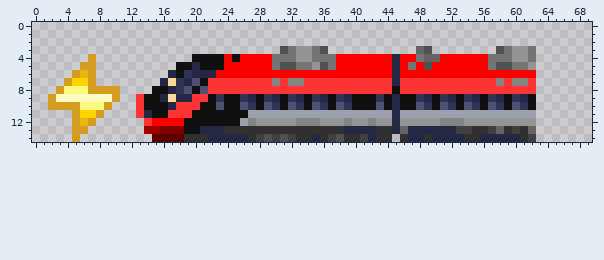
A sprite sheet gets an edit: docs/download_page/_static/ITX_SAEMAEUL.png. The picture above is the old version.
The file is 70x15 pixels.
And afterwards:
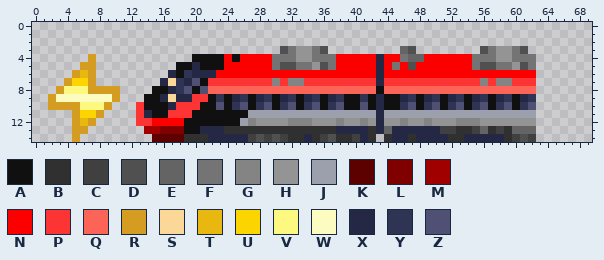
Palette (. is transparent): A #101010  B #303030  C #404040  D #505050  E #646464  F #747474  G #848484  H #949494  J #9ca0ac  K #5c0000  L #800000  M #a00000  N #fc0000  P #fc3434  Q #fc6458  R #d49c20  S #fcd898  T #e8b810  U #fcd400  V #fcf880  W #fcfcc0  X #242844  Y #303454  Z #505074
Log entry: Fix: Width of Saemaeul car and enhance ITX-saemaeul Closes #313
From old to new:
@@ x 0..69 @@
  2 ......................................................................
- 3 ...............................DFHHFD...........ED........DFHHF.......
- 4 .......R............AAAANANNNNFFFHHFFFNNNNNNNXNNFEENNNNNNFFFHHF.......
- 5 ......RR..........AAXAAANNNNNNFDDFFHDFNNNNNNNXNFNDNNNNNNNFDDFFH.......
- 6 .....RTR.........XAYXXXNNNNNNNNNNNNNNNNNNNNNNXNNNNNNNNNNNNNNNNN.......
- 7 ....RUUR........XSYXZAPPPPPPPPGPGGPPPPPPPPPPPXPPPPPPPPPPPPGPGGP.......
- 8 ...RVVVRRRR....AAXYZAZPPPPPPPPPPPPPPPPPPPPPPPAPPPPPPPPPPPPPPPPP.......
- 9 ..RWWWWWWWR..PAAXSXXPPAYAAYXAYXAYXAYXAYXAAAYAXAAYXAYXAYXAYXAYXA.......
-10 ..RRRRVVVR...PAAAXPPPAAZAAZYAZYAZYAZYAZYAAAZAXAAZYAZYAZYAZYAZYA.......
-11 .....RUUR....PXAAPPPAAAAAAAJJJJJJJJJJJJJJJJJJXJJJJJJJJJJJJJJJJJ.......
-12 .....RTR......PNNNNAAAAAAAJGHHHHHGGGHHHGHHGHHXHHHHHGGGHHHHHHHHH.......
-13 .....RR.......MMLLLAAXXXBBBBBBBBBBBBBBBXXXXBBXEXXXXXXCCBBCEBCBE.......
-14 .....R.........KKKKBBBXXXXXBCDCDCBBXBCDBBCXBB.BXXBXXXXBBXXXXXBC.......
+ 3 ...............................DFHHFD.........ED........DFHHFD........
+ 4 .......R............AAAANANNNNFFFHHFFFNNNNNXNNFEENNNNNNFFFHHFFF.......
+ 5 ......RR..........AAXAAANNNNNNFDDFFHDFNNNNNXNFNDNNNNNNNFDDFFHDF.......
+ 6 .....RTR.........XAYXXXNNNNNNNNNNNNNNNNNNNNXNNNNNNNNNNNNNNNNNNN.......
+ 7 ....RUUR........XSYXZAPPPPPPPPGPGGPPPPPPPPPXPPPPPPPPPPPPGPGGPPP.......
+ 8 ...RVVVRRRR....AAXYZAZQQQQQQQQQQQQQQQQQQQQQAQQQQQQQQQQQQQQQQQQQ.......
+ 9 ..RWWWWWWWR...AAXSXXPPAYAXYAXYAXYAXYAXYAAYAXAAXYAXYAXYAXYAXYAXY.......
+10 ..RRRRVVVR...PAAAXPPPAAZAYZAYZAYZAYZAYZAAZAXAAYZAYZAYZAYZAYZAYZ.......
+11 .....RUUR....PXAAPPPAAAAAAAJJJJJJJJJJJJJJJJXJJJJJJJJJJJJJJJJJJJ.......
+12 .....RTR.....PPNNNNAAAAAAAJGHHHHGGGHHHGHHGHXHHGHHGHHHGGGHHHHHHH.......
+13 .....RR.......MMLLLAAXXXBBBBBBBBBBBBBBXXXXBXEXXXXXXCCBBCEBCBEEE.......
+14 .....R.........KKKKBBBXXXXXCDCDCBBXBCDBBCXB.BXXBXXXXBBXXXXXBCDC.......
